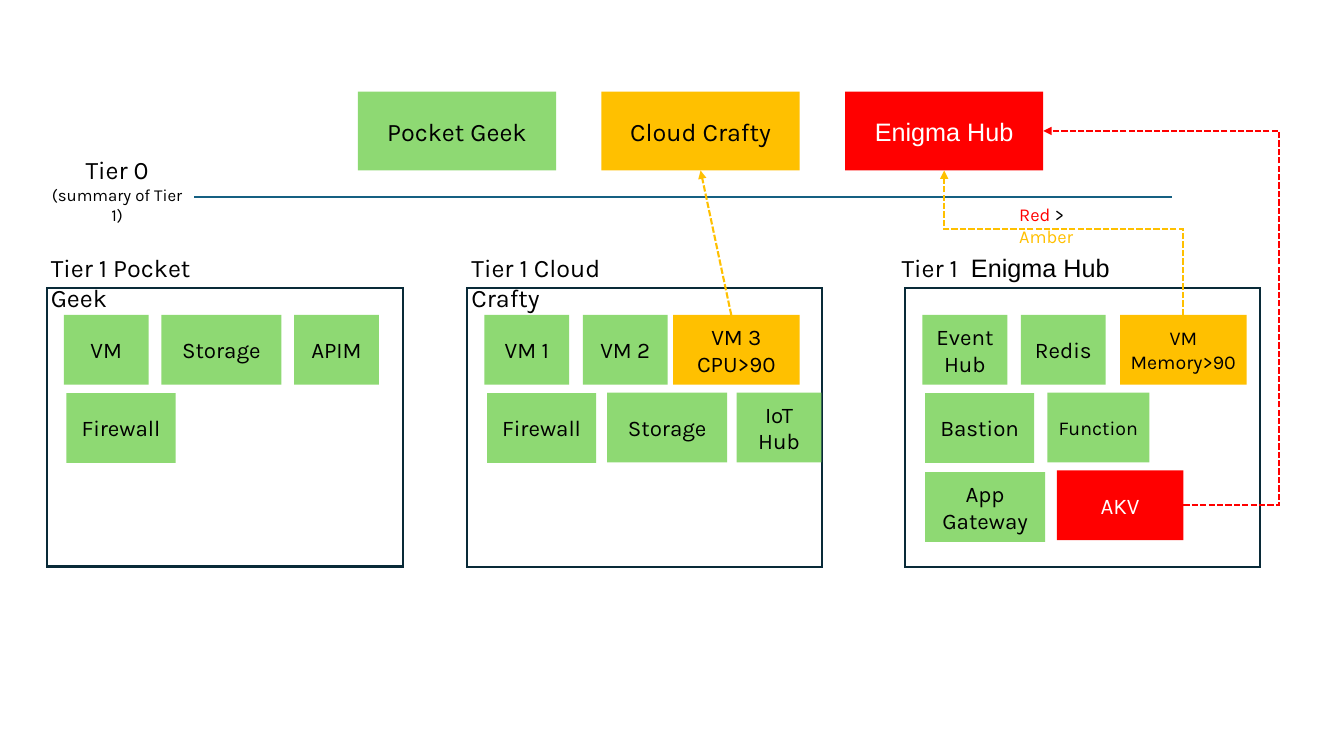
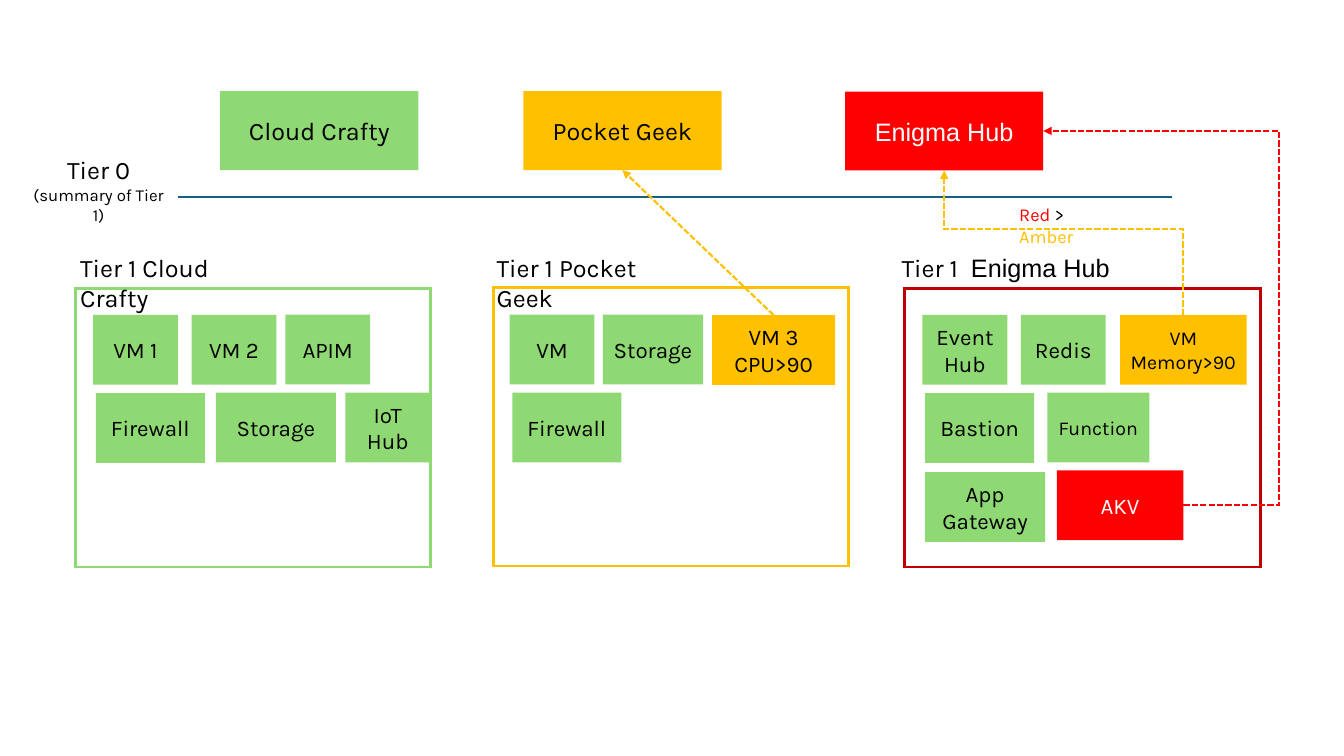
Before and after one commit to weixian-zhang/GCC-CWHD, a slide deck: slide 2 of doc/tier-0-diagram.pptx (slide 1 before the commit). Drawn at 1344x756 pixels with LibreOffice and Linux fonts; fonts in the diff are those of the drawing. Boxes give left, top, right and bottom in pixels: in the first picture for what was removed or moved away, otherwise in the second. Text is boxed around its words. In the diff, an @@ line names an element or a change of style, - is before the commit and + after.

```diff
--- a/doc/tier-0-diagram.pptx
+++ b/doc/tier-0-diagram.pptx
@@ rectangle "Cloud Crafty": place and size @@
-rectangle "Cloud Crafty" at (602,92,801,170)
+rectangle "Cloud Crafty" at (220,91,418,169)
@@ rectangle "Cloud Crafty" at (220,91,418,169): fill #FFC000 to #8ED973 @@
@@ rectangle "Pocket Geek": place and size @@
-rectangle "Pocket Geek" at (358,92,557,170)
+rectangle "Pocket Geek" at (523,91,722,169)
@@ rectangle "Pocket Geek" at (523,91,722,169): fill #8ED973 to #FFC000 @@
@@ text "Tier 0": place and size @@
-text "Tier 0" at (52,161,182,223)
+text "Tier 0" at (33,161,164,223)
@@ arrow moved from (731, 315) - (701, 170) to (774, 316) - (623, 170) @@
@@ line moved from (195, 197) - (1172, 197) to (178, 197) - (1172, 197) @@
@@ 6 rectangles, 1 text: place and size @@
-6 rectangles, 1 text at (467,259,822,568)
+6 rectangles, 1 text at (76,259,431,568)
@@ rectangle at (76,288,431,568): outline #092A39 1.5 pt to #8ED973 2 pt @@
@@ 3 rectangles, 1 text: place and size @@
-3 rectangles, 1 text at (47,259,402,567)
+3 rectangles, 1 text at (493,259,848,566)
@@ rectangle at (493,287,848,566): outline #092A39 1.5 pt to #FFC000 2 pt @@
@@ rectangle at (905,288,1260,568): outline #092A39 1.5 pt to #C00000 2 pt @@
@@ rectangle "APIM": place and size @@
-rectangle "APIM" at (294,315,379,384)
+rectangle "APIM" at (285,315,370,384)
@@ rectangle "Storage": place and size @@
-rectangle "Storage" at (161,315,281,384)
+rectangle "Storage" at (603,315,704,384)
@@ rectangle "VM 3": place and size @@
-rectangle "VM 3" at (674,315,801,384)
+rectangle "VM 3" at (713,316,836,385)
```
Also in this commit, not shown: 1 slide added.
